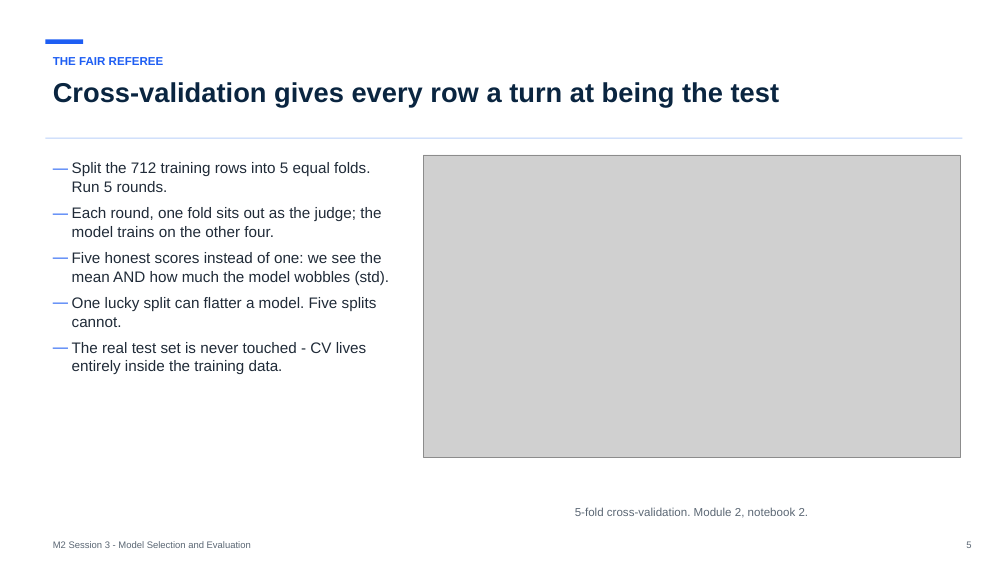
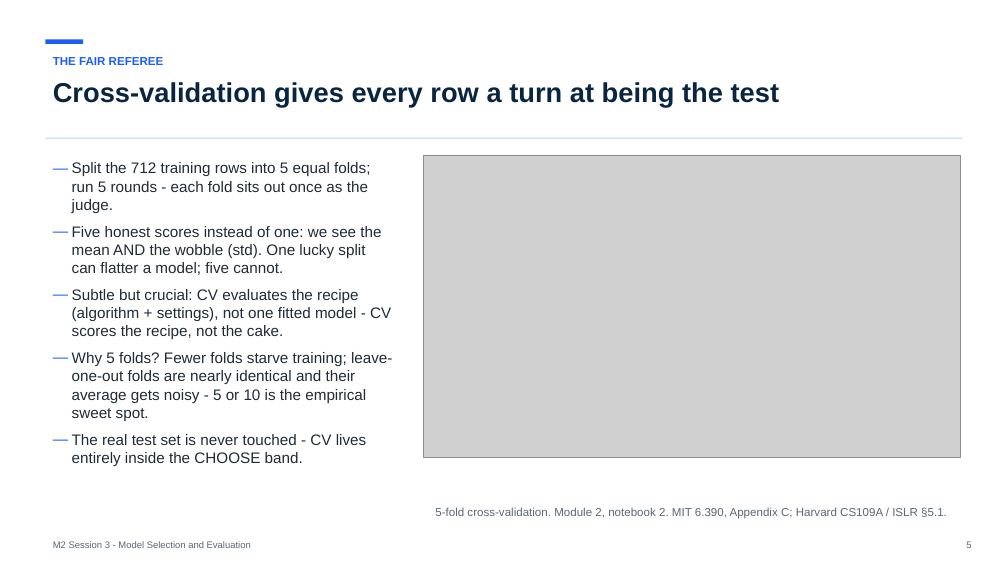
Before and after one commit to koenossendrijver/fontys-tech-exercises, a slide deck: slide 5 of presentations/m2-session-3-model-selection-and-evaluation.pptx. Drawn at 1008x567 pixels with LibreOffice and Linux fonts; fonts in the diff are those of the drawing; grey boxes stand for pictures. Boxes give left, top, right and bottom in pixels: in the first picture for what was removed or moved away, otherwise in the second. Text is boxed around its words. In the diff, an @@ line names an element or a change of style, - is before the commit and + after.

```diff
--- a/presentations/m2-session-3-model-selection-and-evaluation.pptx
+++ b/presentations/m2-session-3-model-selection-and-evaluation.pptx
@@ text at bbox=[72, 162, 392, 466]: text changed @@
-— Split the 712 training rows into 5 equal folds. Run 5 rounds.
-— Each round, one fold sits out as the judge; the model trains on the other four.
-— Five honest scores instead of one: we see the mean AND how much the model wobbles (std).
-— One lucky split can flatter a model. Five splits cannot.
-— The real test set is never touched - CV lives entirely inside the training data.
+— Split the 712 training rows into 5 equal folds; run 5 rounds - each fold sits out once as the judge.
+— Five honest scores instead of one: we see the mean AND the wobble (std). One lucky split can flatter a model; five cannot.
+— Subtle but crucial: CV evaluates the recipe (algorithm + settings), not one fitted model - CV scores the recipe, not the cake.
+— Why 5 folds? Fewer folds starve training; leave-one-out folds are nearly identical and their average gets noisy - 5 or 10 is the empirical sweet spot.
+— The real test set is never touched - CV lives entirely inside the CHOOSE band.
@@ text at bbox=[435, 507, 947, 519]: text changed @@
-5-fold cross-validation. Module 2, notebook 2.
+5-fold cross-validation. Module 2, notebook 2. MIT 6.390, Appendix C; Harvard CS109A / ISLR §5.1.
```
Also in this commit, not shown: 10 other slides changed, 2 slides added, 2 slides removed, 8 other files.
